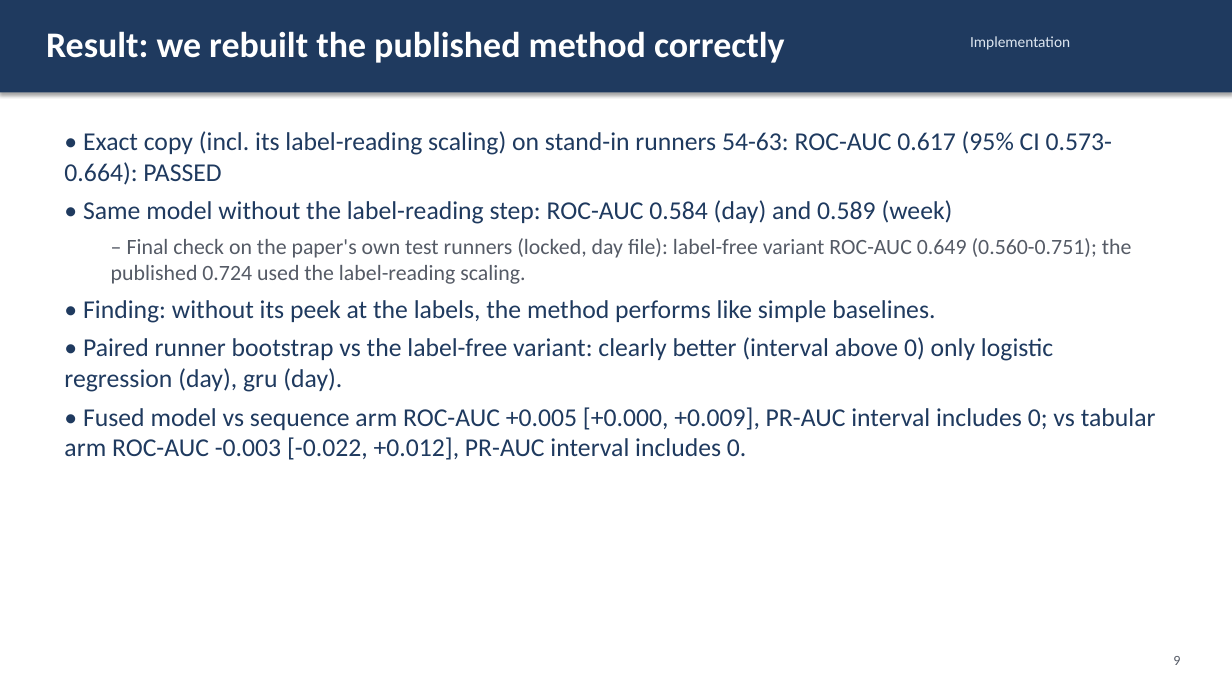
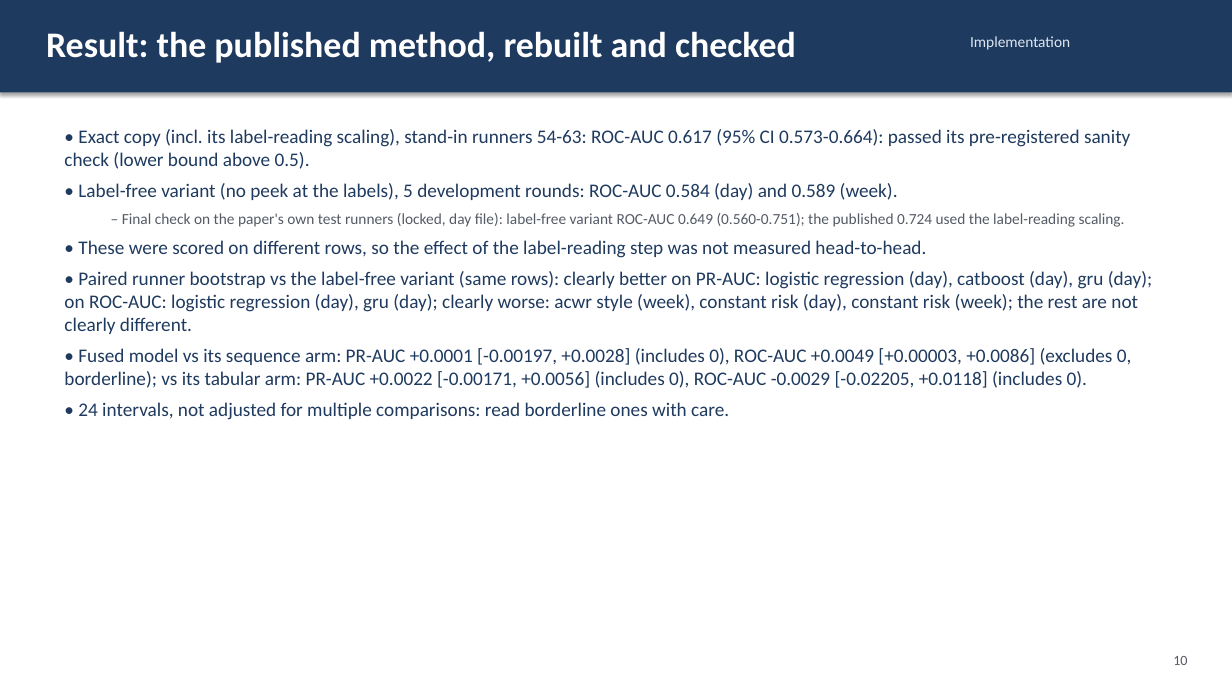
Before and after one commit to NamanJain017/SynAthlete-AIoT, a slide deck: slide 10 of slides/review2.pptx (slide 9 before the commit). Drawn at 1232x693 pixels with LibreOffice and Linux fonts; fonts in the diff are those of the drawing. Boxes give left, top, right and bottom in pixels: in the first picture for what was removed or moved away, otherwise in the second. Text is boxed around its words. In the diff, an @@ line names an element or a change of style, - is before the commit and + after.

```diff
--- a/slides/review2.pptx
+++ b/slides/review2.pptx
@@ text at (x1=46, y1=31, x2=796, y2=63): text changed @@
-Result: we rebuilt the published method correctly
+Result: the published method, rebuilt and checked
@@ text at (x1=64, y1=129, x2=1130, y2=200): text changed; size 20 to 15 pt @@
-• Exact copy (incl. its label-reading scaling) on stand-in runners 54-63: ROC-AUC 0.617 (95% CI 0.573-0.664): PASSED
-• Same model without the label-reading step: ROC-AUC 0.584 (day) and 0.589 (week)
+• Exact copy (incl. its label-reading scaling), stand-in runners 54-63: ROC-AUC 0.617 (95% CI 0.573-0.664): passed its pre-registered sanity check (lower bound above 0.5).
+• Label-free variant (no peek at the labels), 5 development rounds: ROC-AUC 0.584 (day) and 0.589 (week).
@@ text at (x1=122, y1=213, x2=1125, y2=227): size 17 to 12 pt in "– Final check on the paper's own ..." @@
@@ text at (x1=64, y1=240, x2=1152, y2=420): text changed; size 20 to 15 pt @@
-• Finding: without its peek at the labels, the method performs like simple baselines.
-• Paired runner bootstrap vs the label-free variant: clearly better (interval above 0) only logistic regression (day), gru (day).
-• Fused model vs sequence arm ROC-AUC +0.005 [+0.000, +0.009], PR-AUC interval includes 0; vs tabular arm ROC-AUC -0.003 [-0.022, +0.012], PR-AUC interval includes 0.
+• These were scored on different rows, so the effect of the label-reading step was not measured head-to-head.
+• Paired runner bootstrap vs the label-free variant (same rows): clearly better on PR-AUC: logistic regression (day), catboost (day), gru (day); on ROC-AUC: logistic regression (day), gru (day); clearly worse: acwr style (week), constant risk (day), constant risk (week); the rest are not clearly different.
+• Fused model vs its sequence arm: PR-AUC +0.0001 [-0.00197, +0.0028] (includes 0), ROC-AUC +0.0049 [+0.00003, +0.0086] (excludes 0, borderline); vs its tabular arm: PR-AUC +0.0022 [-0.00171, +0.0056] (includes 0), ROC-AUC -0.0029 [-0.02205, +0.0118] (includes 0).
+• 24 intervals, not adjusted for multiple comparisons: read borderline ones with care.
@@ text at (x1=1173, y1=656, x2=1187, y2=665): text changed @@
-9
+10
```
Also in this commit, not shown: 9 other slides changed, 1 slide added, 3 other files.
